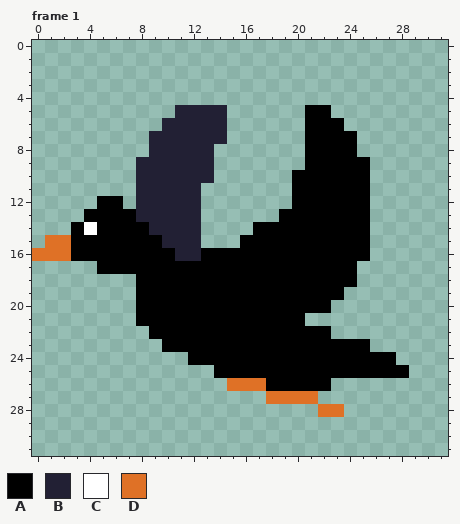
Pixel-art file -- assets/sprites/obstacles/bird.aseprite. The picture above is the old version.
32x32 pixels, 1 frame. Colours within 5 levels of each other are drawn and written as one. Shown: frame 1. The commit also changed other frames, which this record leaves out.
Palette (. is transparent): A #000000  B #222034  C #ffffff  D #df7126
Pixels before, frame 1, first column x 0:
 5 ...........BBBB......AA......
 6 ..........BBBBB......AAA.....
 7 .........BBBBBB......AAAA....
 8 .........BBBBB.......AAAA....
 9 ........BBBBBB.......AAAAA...
10 ........BBBBBB......AAAAAA...
11 ........BBBBB.......AAAAAA...
12 .....AA.BBBBB.......AAAAAA...
13 ....AAAABBBBB......AAAAAAA...
14 ...ACAAAABBBB....AAAAAAAAA...
15 .DDAAAAAAABBB...AAAAAAAAAA...
16 DDDAAAAAAAABBAAAAAAAAAAAAA...
17 .....AAAAAAAAAAAAAAAAAAAA....
18 ........AAAAAAAAAAAAAAAAA....
19 ........AAAAAAAAAAAAAAAA.....
20 ........AAAAAAAAAAAAAAA......
21 ........AAAAAAAAAAAAA........
22 .........AAAAAAAAAAAAAA......
23 ..........AAAAAAAAAAAAAAAA...
24 ............AAAAAAAAAAAAAAAA.
25 ..............AAAAAAAAAAAAAAA
26 ...............DDDAAAAA......
27 ..................DDDD.......
28 ......................DD.....
The same view after the edit:
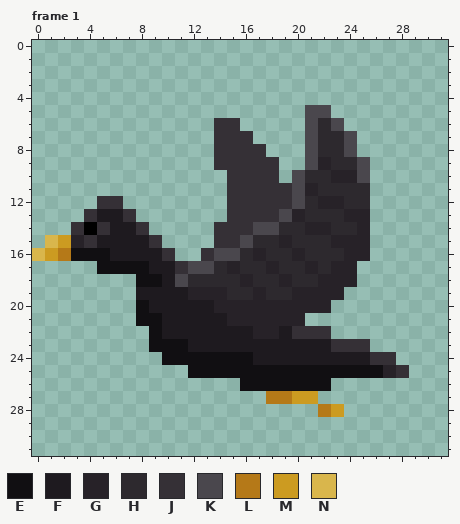
Colours new in this view: E #110f12  F #1e1a1f  G #272228  H #2d292e  J #353036  K #4a474d  L #b57918  M #cc9b21  N #d9b64c
The exact change:
layer "Back Wing" added
layer "Body" added
layer "Front Wing" added
layer "Layer 1" removed
Changed rows in their new state; - is an unchanged pixel.
Frame 1:
first column x 0:
 5 -----------....------KK------
 6 ----------....JJ-----KHK-----
 7 ---------.....JJJ----KHHK----
 8 ---------.....JJJJ---KHHK----
 9 --------......JJJJJ--KGHHK---
10 --------......-JJJJ-KHHGGK---
11 --------.....--JJJJJKGHHHH---
12 -----JJ-.....--JJJJJKHGGHH---
13 ----JFFJ.....--JJJJKGHHHGG---
14 ---JAJFFJ....-JJJKKHHGGHHG---
15 -NMGJFFFFJ...-JJKHHGHHHGGG---
16 NMLEEEFFFFJ..JKKHGHHGHHHGG---
17 -----EEEEFFJKKHGHHGHHGHGG----
18 --------EEFKHHHHGHHGHHGGG----
19 --------FFFFGGGHHGHHGGGG-----
20 --------EFFFFFGGGGGGGGG------
21 --------EEFFFFFGGGGGG--------
22 ---------EFFFFFFFGGFJJJ------
23 ---------EEEFFFFFFFFFFFJJJ---
24 ----------EEEEEEEFFFFFFFFFJJ-
25 ------------EEEEEEEEEEEEEEEGJ
26 ---------------.EEEEEEE------
27 ------------------LLMM-------
28 ----------------------LM-----
Boxes around the changes in both pictures, in picture pixels (x1, y1, x2, y2):
changed: (32, 105, 409, 417)
